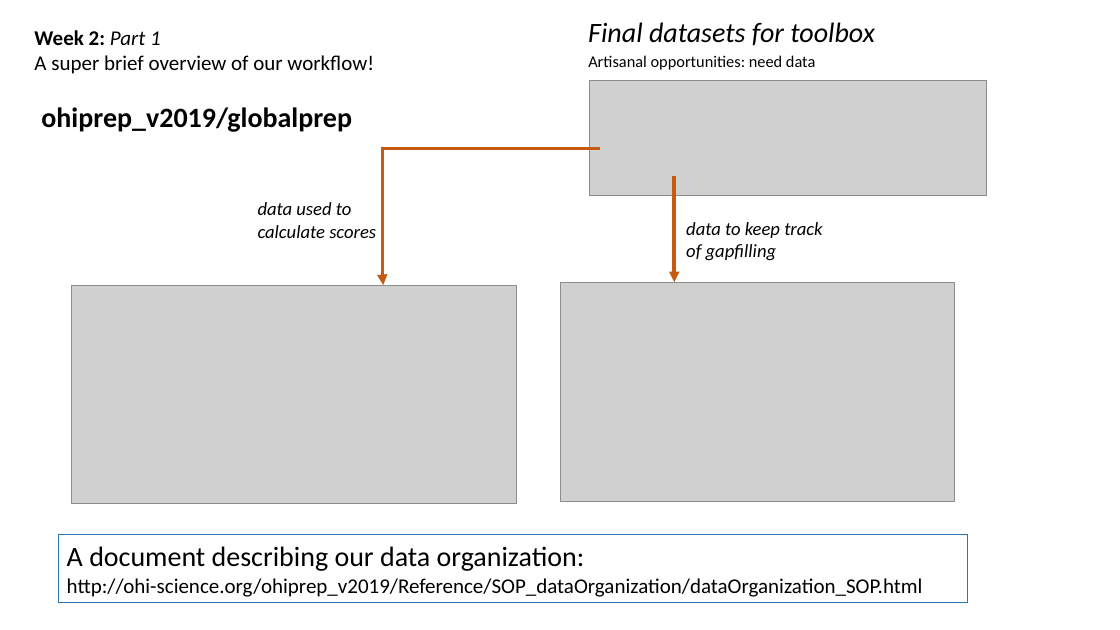
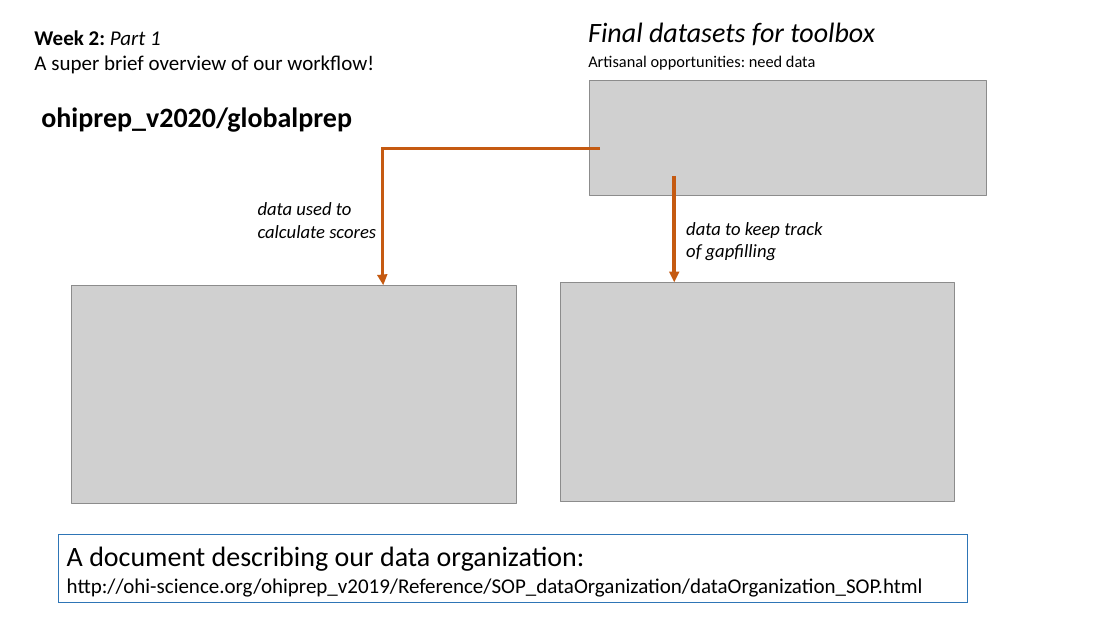
Before and after one commit to OHI-Science/ohiprep_v2021, a slide deck: slide 7 of Reference/Lessons_in_OHI/explore_theory/OHIoverview.pptx. Drawn at 1120x630 pixels with LibreOffice and Linux fonts; fonts in the diff are those of the drawing; grey boxes stand for pictures. Boxes give left, top, right and bottom in pixels: in the first picture for what was removed or moved away, otherwise in the second. Text is boxed around its words. In the diff, an @@ line names an element or a change of style, - is before the commit and + after.

```diff
--- a/Reference/Lessons_in_OHI/explore_theory/OHIoverview.pptx
+++ b/Reference/Lessons_in_OHI/explore_theory/OHIoverview.pptx
@@ text at <box>41,107,352,132</box>: text changed @@
-ohiprep_v2019/globalprep
+ohiprep_v2020/globalprep
```
Also in this commit, not shown: 3 other slides changed, 2 other files.
